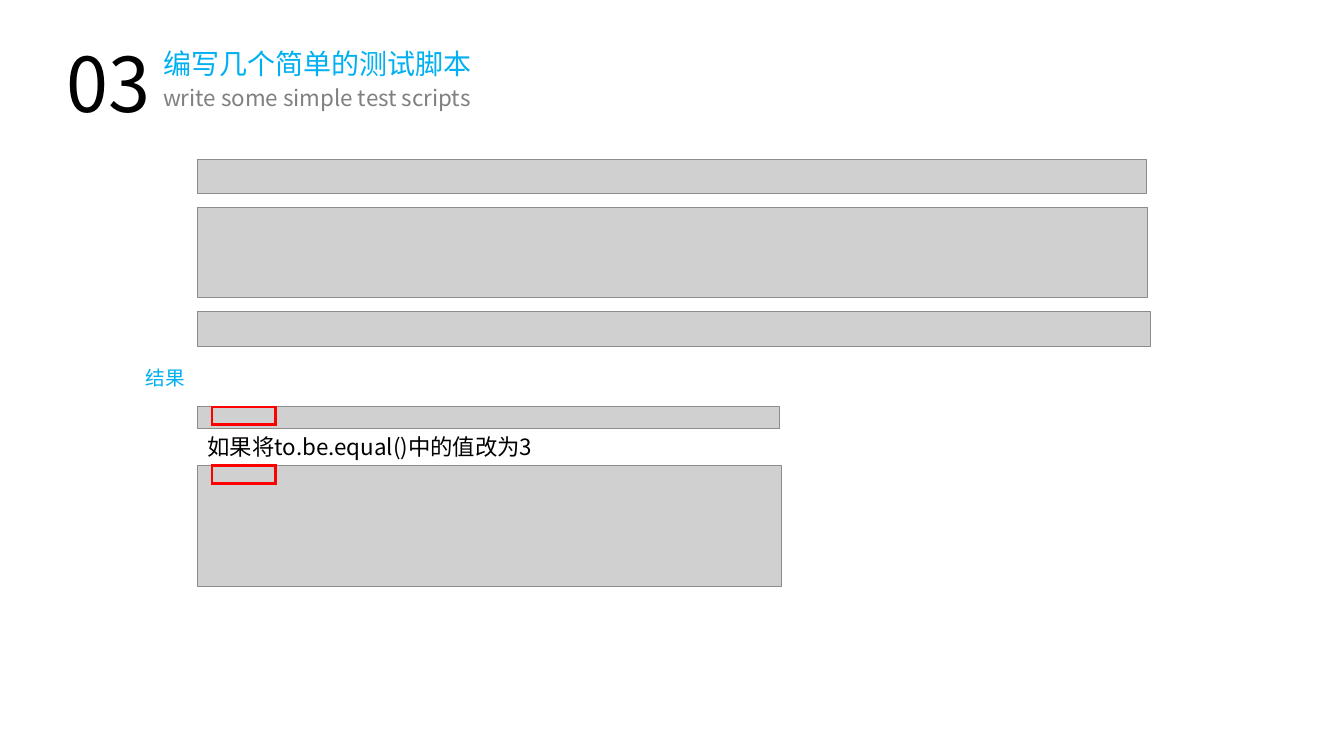
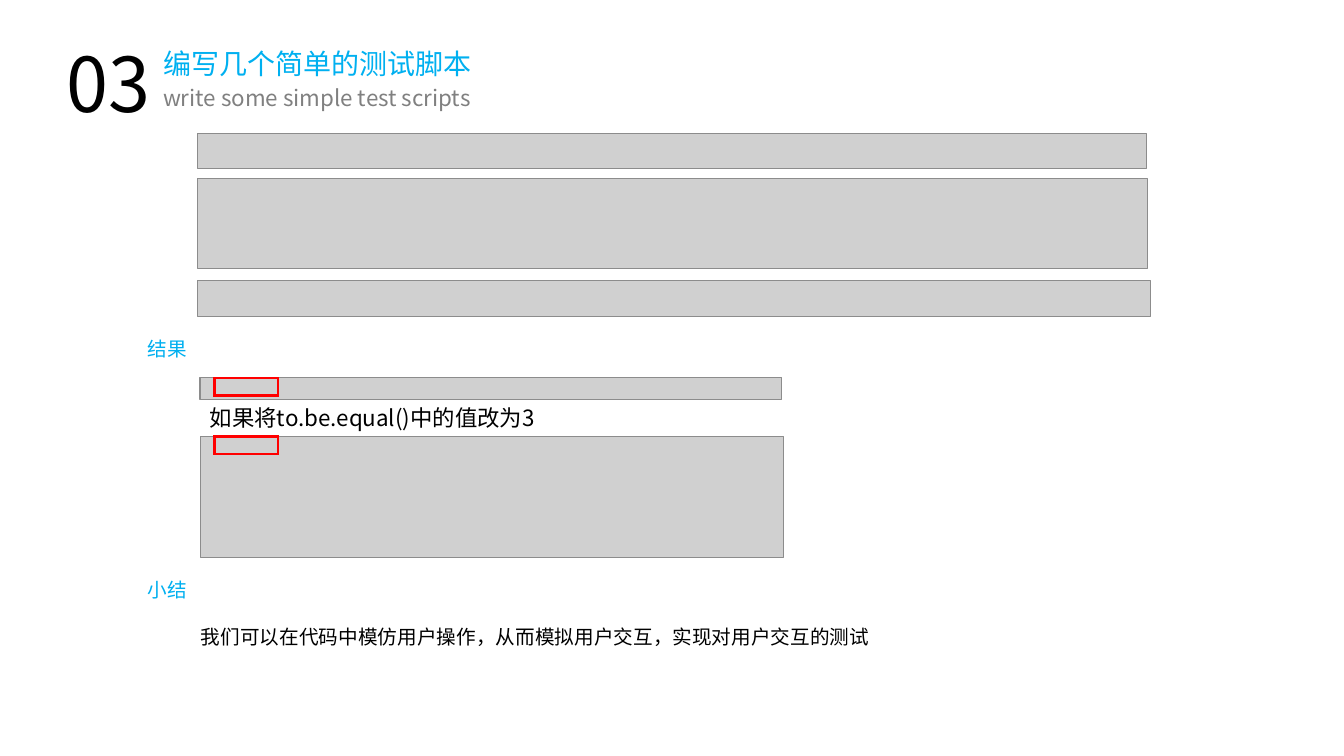
Before and after one commit to hux1ao/vue-unit-test, a slide deck: slide 21 of 单元测试.pptx (slide 16 before the commit). Drawn at 1344x756 pixels with LibreOffice and Linux fonts; fonts in the diff are those of the drawing; grey boxes stand for pictures. Boxes give left, top, right and bottom in pixels: in the first picture for what was removed or moved away, otherwise in the second. Text is boxed around its words. In the diff, an @@ line names an element or a change of style, - is before the commit and + after.

```diff
--- a/单元测试.pptx
+++ b/单元测试.pptx
@@ picture: place and size @@
-picture at [198, 159, 1146, 194]
+picture at [198, 134, 1146, 168]
@@ rectangle: place and size @@
-rectangle at [212, 407, 275, 424]
+rectangle at [215, 378, 278, 395]
@@ 4 pictures, 2 texts: place and size @@
-4 pictures, 2 texts at [146, 208, 1150, 587]
+4 pictures, 2 texts at [148, 178, 1150, 558]
@@ rectangle: place and size @@
-rectangle at [212, 466, 275, 483]
+rectangle at [215, 437, 278, 454]
@@ text added at [148, 580, 187, 599], 14 pt, text #00B0F0 @@
+小结
@@ text added at [201, 627, 869, 646], 14 pt, text #000000 @@
+我们可以在代码中模仿用户操作，从而模拟用户交互，实现对用户交互的测试
```
Also in this commit, not shown: 15 other slides changed, 13 slides added, 1 slide removed, 10 other files.
